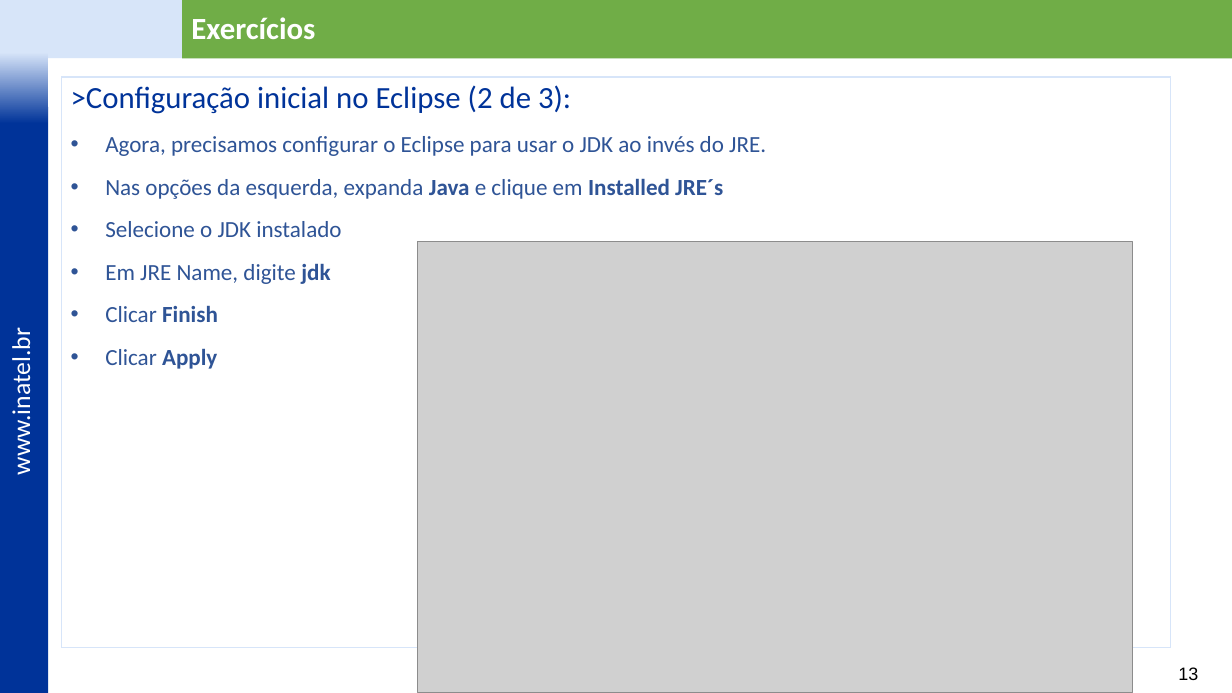
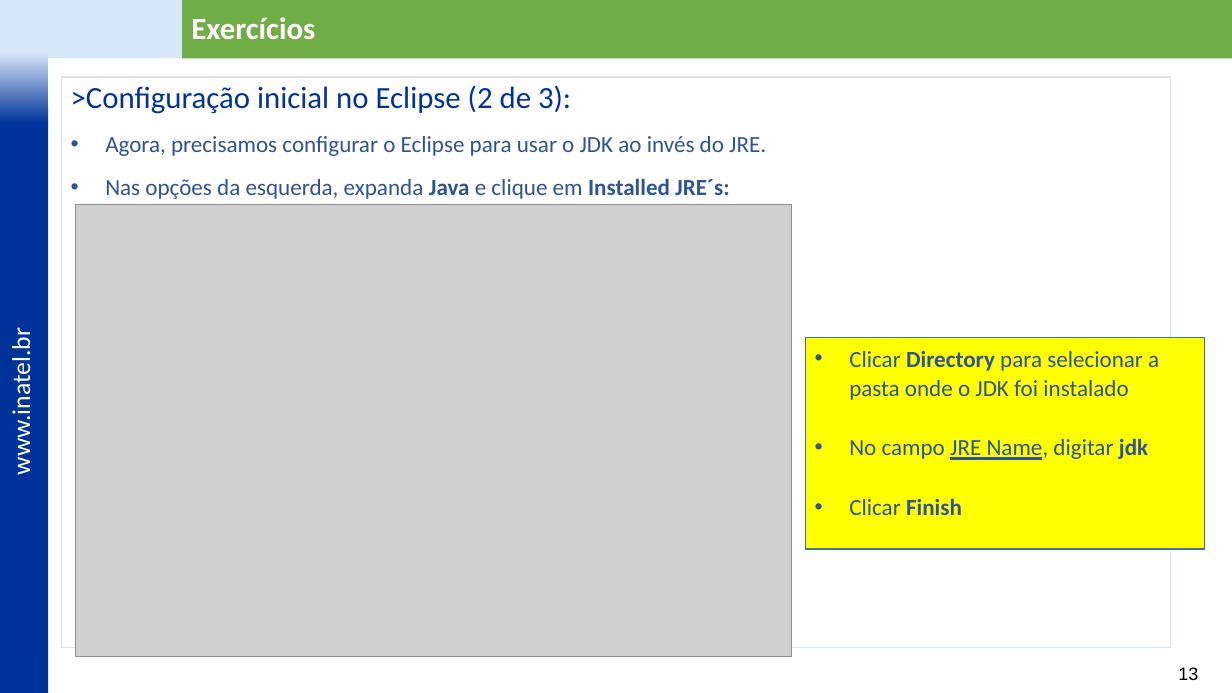
Before and after one commit to vitor-figueiredo/MyRestAPI, a slide deck: slide 13 of docs/Laboratório - REST - v2.pptx. Drawn at 1232x693 pixels with LibreOffice and Linux fonts; fonts in the diff are those of the drawing; grey boxes stand for pictures; background and template pictures are left out. Boxes give left, top, right and bottom in pixels: in the first picture for what was removed or moved away, otherwise in the second. Text is boxed around its words. In the diff, an @@ line names an element or a change of style, - is before the commit and + after.

```diff
--- a/docs/Laboratório - REST - v2.pptx
+++ b/docs/Laboratório - REST - v2.pptx
@@ text in rectangle at box(105, 178, 729, 199): text changed @@
-• Nas opções da esquerda, expanda Java e clique em Installed JRE´s
-• Selecione o JDK instalado
-• Em JRE Name, digite jdk
-• Clicar Finish
-• Clicar Apply
+• Nas opções da esquerda, expanda Java e clique em Installed JRE´s:
@@ picture: place and size @@
-picture at box(418, 241, 1133, 693)
+picture at box(76, 205, 791, 657)
@@ rectangle added at box(806, 337, 1205, 549), fill #FFFF00, outline #43739E 1 pt, 18 pt, text #2F5496 @@
+• Clicar Directory para selecionar a pasta onde o JDK foi instalado
+• No campo JRE Name, digitar jdk
+• Clicar Finish
```
Also in this commit, not shown: 16 other slides changed, 2 slides added, 1 slide removed, 3 other files.
